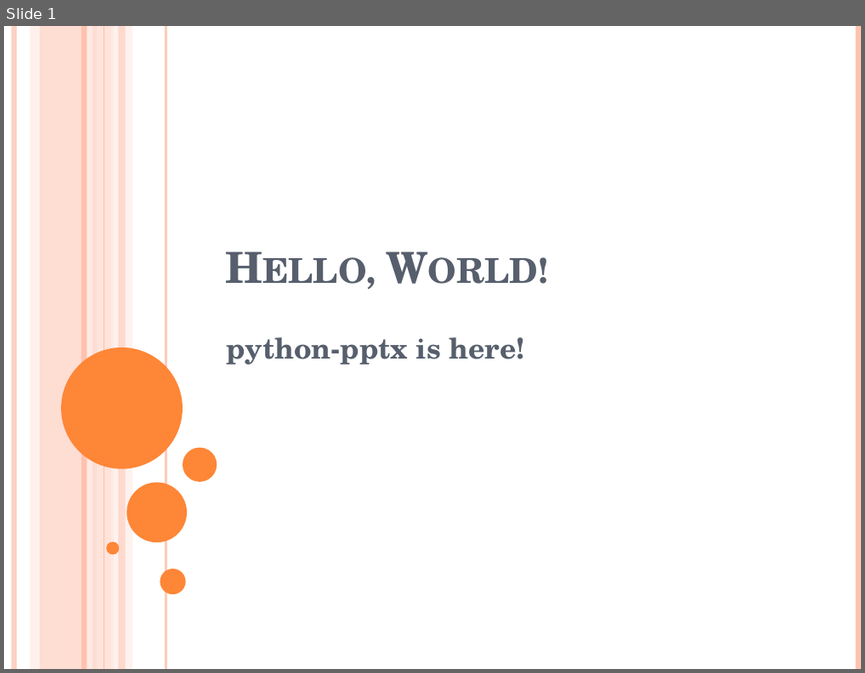
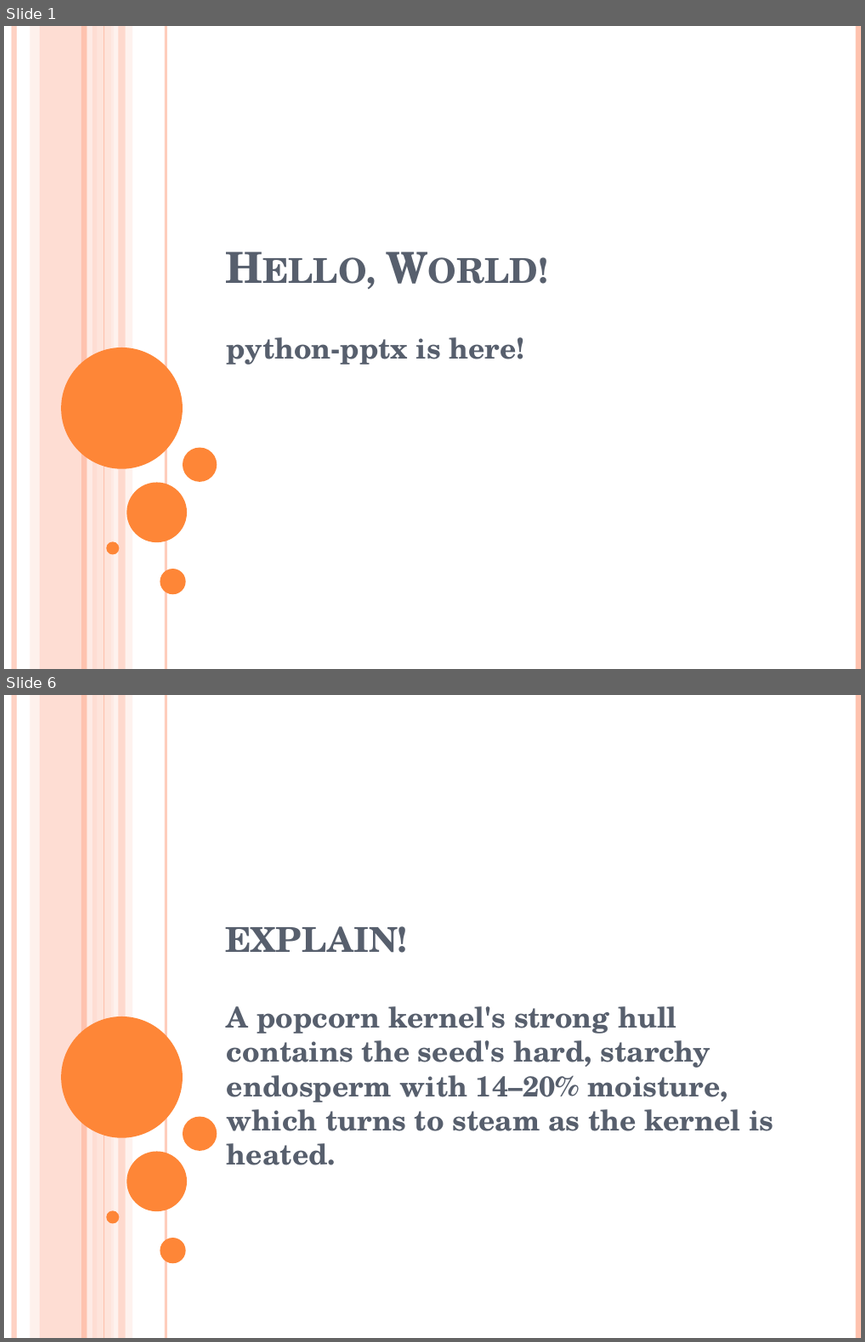
Before and after one commit to surabhi5/instant-ppt, a slide deck: name1.pptx. Shown one above the other, each under a label of ours: slide 1 before the commit, slides 1 and 6 after it; the slides between them are not shown. The pictures are 865x673 and 865x1342 pixels, drawn with LibreOffice and Linux fonts; fonts in the diff are those of the drawing. Boxes give left, top, right and bottom in pixels: in the first picture for what was removed or moved away, otherwise in the second. Text is boxed around its words. In the diff, an @@ line names an element or a change of style, - is before the commit and + after.

```diff
--- a/name1.pptx
+++ b/name1.pptx
@@ slide 6 added at (4,695,861,1338), background #FFFFFF; not listed: 16 template elements that a slide beside it also shows @@
@@ title added at (225,926,408,953), 36 pt, text #575F6D, bold, small capitals @@
+explain!
@@ subtitle added at (227,1006,773,1165), 24 pt, text #575F6D, bold @@
+A popcorn kernel's strong hull contains the seed's hard, starchy endosperm with 14–20% moisture, which turns to steam as the kernel is heated.
```
Also in this commit, not shown: 2 slides changed, 32 other slides added, 16 slides removed, 8 other files.
